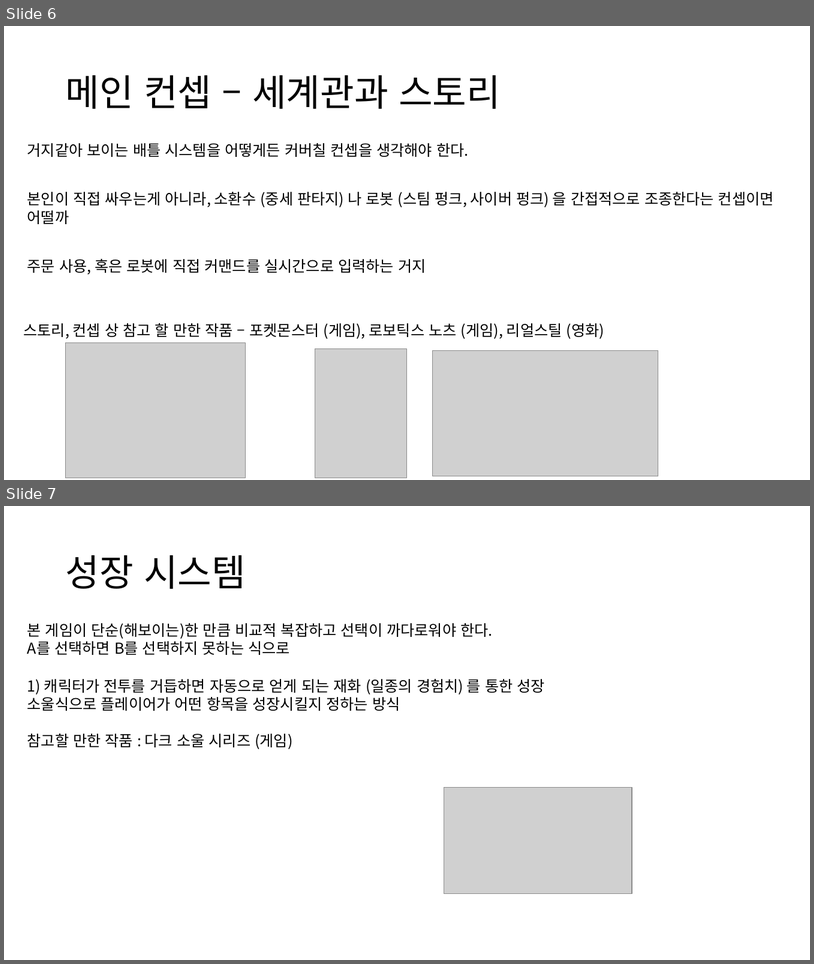
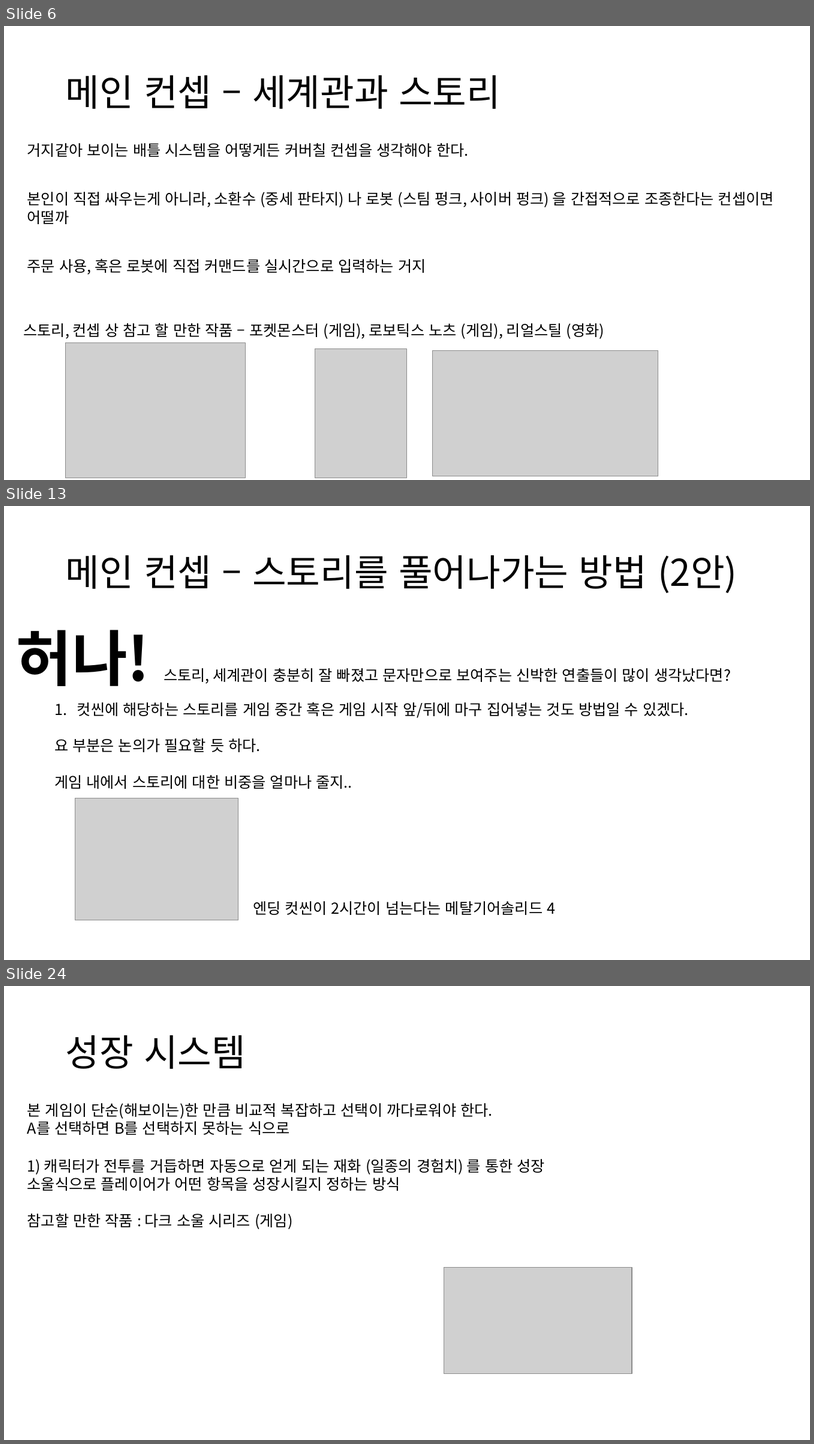
Before and after one commit to Noanswers/ProjectBono, a slide deck: 메인 기획서.pptx. Shown one above the other, each under a label of ours: slides 6 and 7 before the commit, slides 6, 13 and 24 after it; the slides between them are not shown. The pictures are 814x964 and 814x1444 pixels, drawn with LibreOffice and Linux fonts; fonts in the diff are those of the drawing; grey boxes stand for pictures; background and template pictures are left out. Boxes give left, top, right and bottom in pixels: in the first picture for what was removed or moved away, otherwise in the second. Text is boxed around its words. In the diff, an @@ line names an element or a change of style, - is before the commit and + after.

Commit message:
Editorconfig, 메인 기획서

```diff
--- a/메인 기획서.pptx
+++ b/메인 기획서.pptx
@@ slide 13 added at (4,506,810,960), background picture (left out) @@
@@ title added at (65,555,738,593), 44 pt, text #000000 @@
+메인 컨셉 – 스토리를 풀어나가는 방법 (2안)
@@ text added at (16,630,731,686), 18 pt, text #000000 @@
+허나! 스토리, 세계관이 충분히 잘 빠졌고 문자만으로 보여주는 신박한 연출들이 많이 생각났다면?
@@ text added at (54,702,689,789), 18 pt, text #000000 @@
+1. 컷씬에 해당하는 스토리를 게임 중간 혹은 게임 시작 앞/뒤에 마구 집어넣는 것도 방법일 수 있겠다.
+요 부분은 논의가 필요할 듯 하다.
+게임 내에서 스토리에 대한 비중을 얼마나 줄지..
@@ picture added at (75,798,238,920) @@
@@ text added at (254,901,555,915), 18 pt, text #000000 @@
+엔딩 컷씬이 2시간이 넘는다는 메탈기어솔리드 4
@@ what was slide 7 is now slide 24 @@
```
Also in this commit, not shown: 2 slides changed, 18 other slides added, 1 other file.
